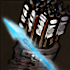
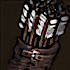
Before/after of a 70px x 70px layered artwork. What changed in the layer stack:
hid "Ice Arrow copy", painted on it over bbox(0, 15, 70, 70)
